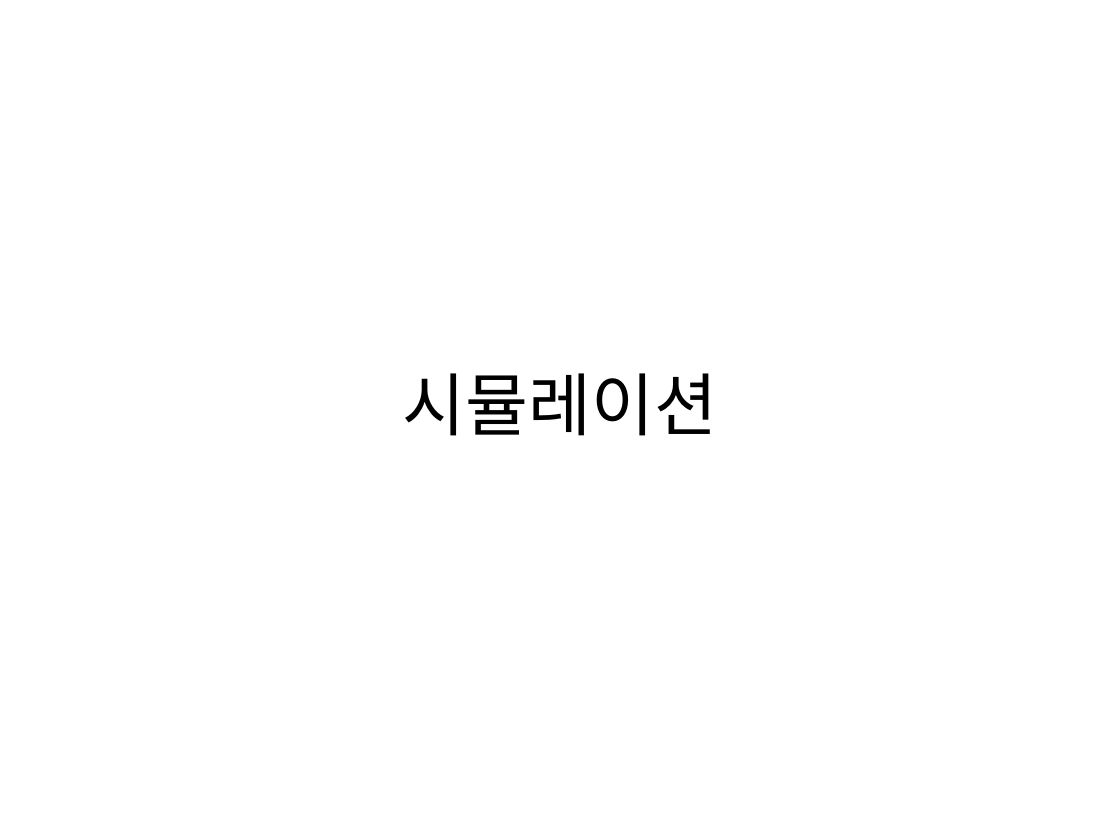
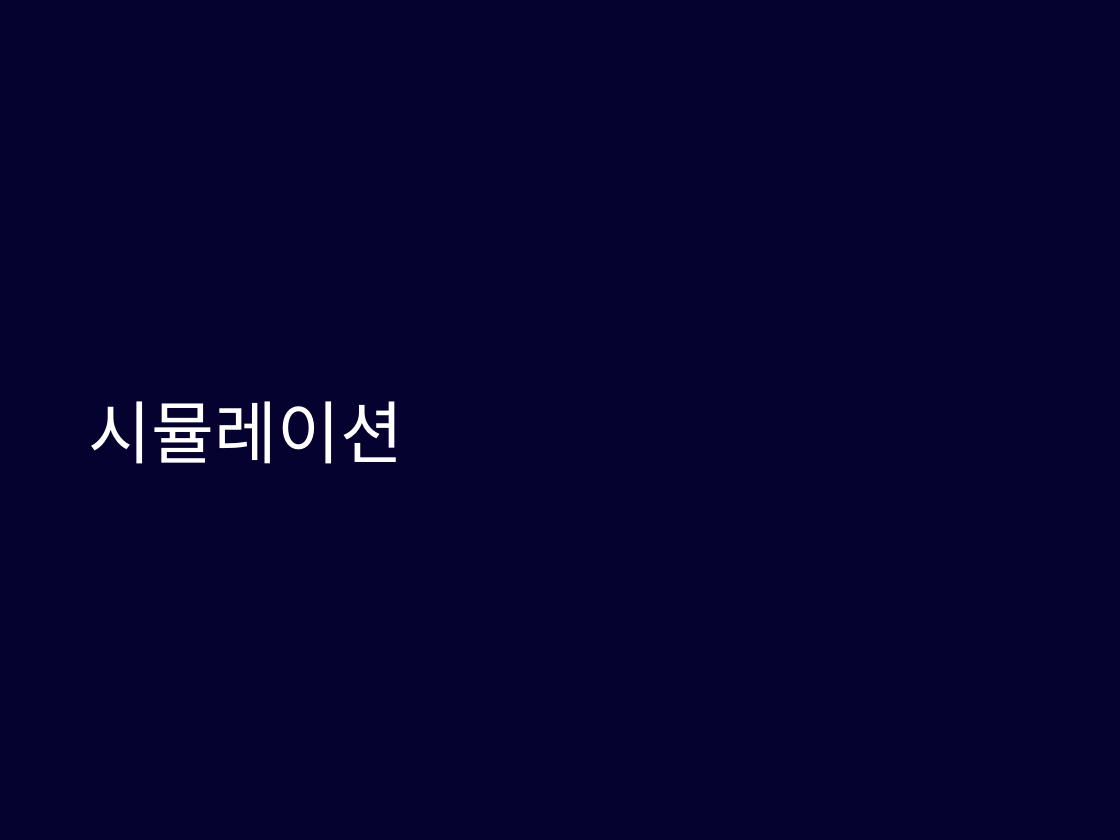
Before and after one commit to pasongsj/ideatone, a slide deck: slide 19 of ideatoneppt.pptx. Drawn at 1120x840 pixels with LibreOffice and Linux fonts; fonts in the diff are those of the drawing. Boxes give left, top, right and bottom in pixels: in the first picture for what was removed or moved away, otherwise in the second. Text is boxed around its words. In the diff, an @@ line names an element or a change of style, - is before the commit and + after.

```diff
--- a/ideatoneppt.pptx
+++ b/ideatoneppt.pptx
@@ background #FFFFFF to #05022F @@
@@ title "시뮬레이션": place and size @@
-title "시뮬레이션" at box(402, 373, 717, 436)
+title "시뮬레이션" at box(88, 401, 403, 464)
@@ title "시뮬레이션" at box(88, 401, 403, 464): text colour #000000 to #FFFFFF; alignment centre to left; line spacing 1 to 0.9 @@
```
Also in this commit, not shown: 17 other slides changed, 2 slides added, 3 slides removed, 1 other file.
